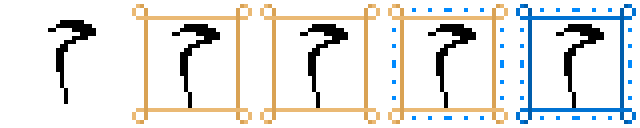
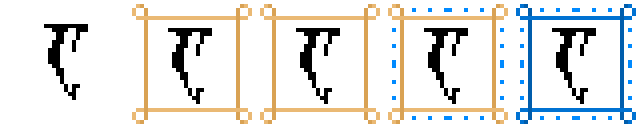
Before/after of a 640 x 128 layered artwork. What changed in the layer stack:
hid group "Rest" (5 layers) over [48, 20, 604, 108]
showed group "Alt" (5 layers) over [44, 24, 596, 104]
